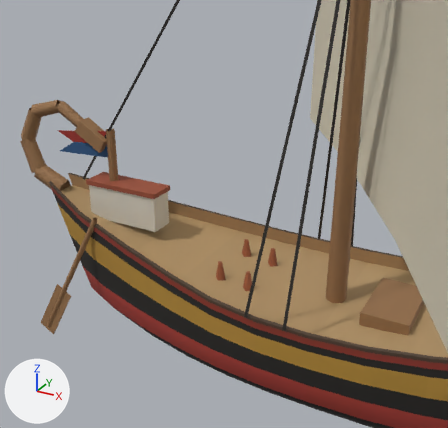
A saved change to the glTF model public/harbour/kit/hull_usd_merchant_large.glb.
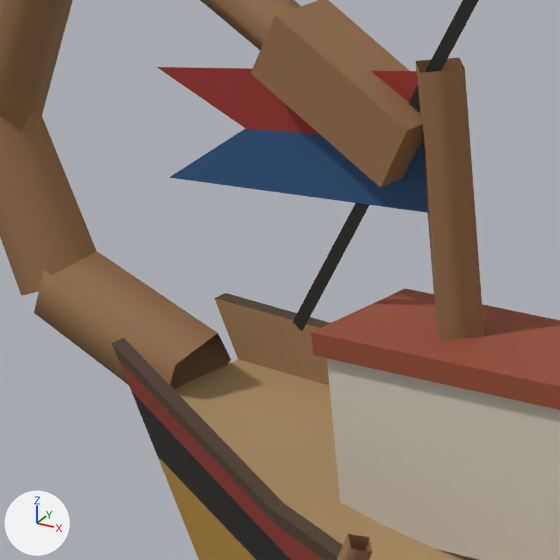
Each version is shown from a 50 mm camera at (5.44, -14.68, 10.84) aimed at (-3.63, 1.8, 2.6), then close up on the part from 6% to 30% of the width and 28% to 52% of the height. The axes (+X, +Y, +Z) are drawn at lower left. The lights are the same throughout. The last two pictures show the newer version. Where no turn or scale is listed for an object, it has been applied to the vertices. Vertices at exactly the same position are counted once.

The first close-up shows 'deck', 'flag', 'hull', 'mast', 'rigging'.
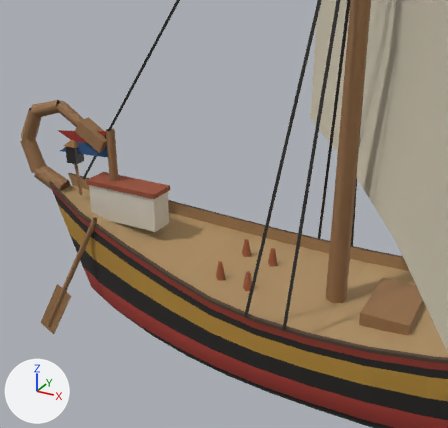
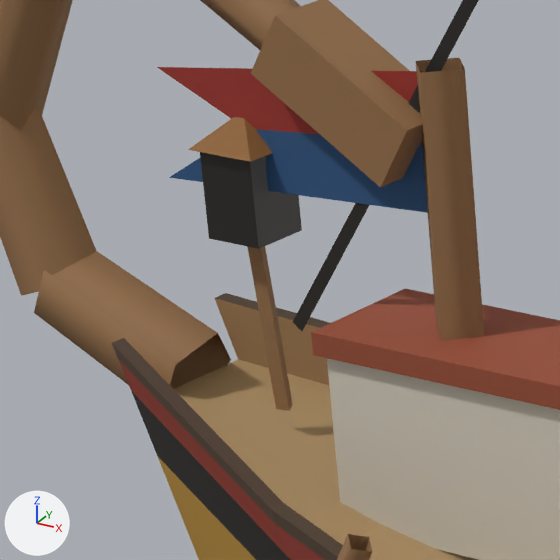
Where the newer file only moved an object's origin or applied its transform, the numbers keep the older frame.

Where the change shows, as pixel boxes (x1, y1, x2, y2) in the close-ups (560 x 560 px):
'deck', reshaped: before (311, 288, 560, 560); after (188, 117, 560, 560)
'stern_lantern_glass', added: after (200, 152, 302, 249)
part 1 of me_deck, added: after (188, 117, 293, 411)

The change, as a list of edits to the scene's bpy script:
```text
Add mat_hb_emissive:
    mat_hb_emissive = bpy.data.materials.new('hb_emissive')
    # nodes: BsdfPrincipled, Mix, OutputMaterial, VertexColor
    # colours: white #e7e7e7, mixed with the vertex colours
Change me_deck:
    used by ob_deck; location = (-2.94, 0.0, 1.081)
    remove me_deck.from_pydata(...)  # 88 vertices, 118 faces; spans x -6.14..6.14, y -1.7..1.7, z -2.77..2.77
    add me_deck.from_pydata(...)  # 103 vertices, 130 faces; spans x -6.14..6.14, y -1.7..1.7, z -2.77..3.92
    me_deck part 1
    15 vertices are added at x -5.52..-5.02, y -0.25..0.25, z 1.99..3.92
    12 new faces join them
Add me_stern_lantern_glass:
    me_stern_lantern_glass.from_pydata(...)  # 8 vertices, 8 faces; spans x -0.198..0.198, y -0.198..0.198, z -0.287..0.287
    me_stern_lantern_glass.materials.append(mat_hb_emissive)
Add ob_stern_lantern_glass:
    ob_stern_lantern_glass = bpy.data.objects.new('stern_lantern_glass', me_stern_lantern_glass)
    ob_stern_lantern_glass.location = (-8.208, 0.0, 4.492)
```
